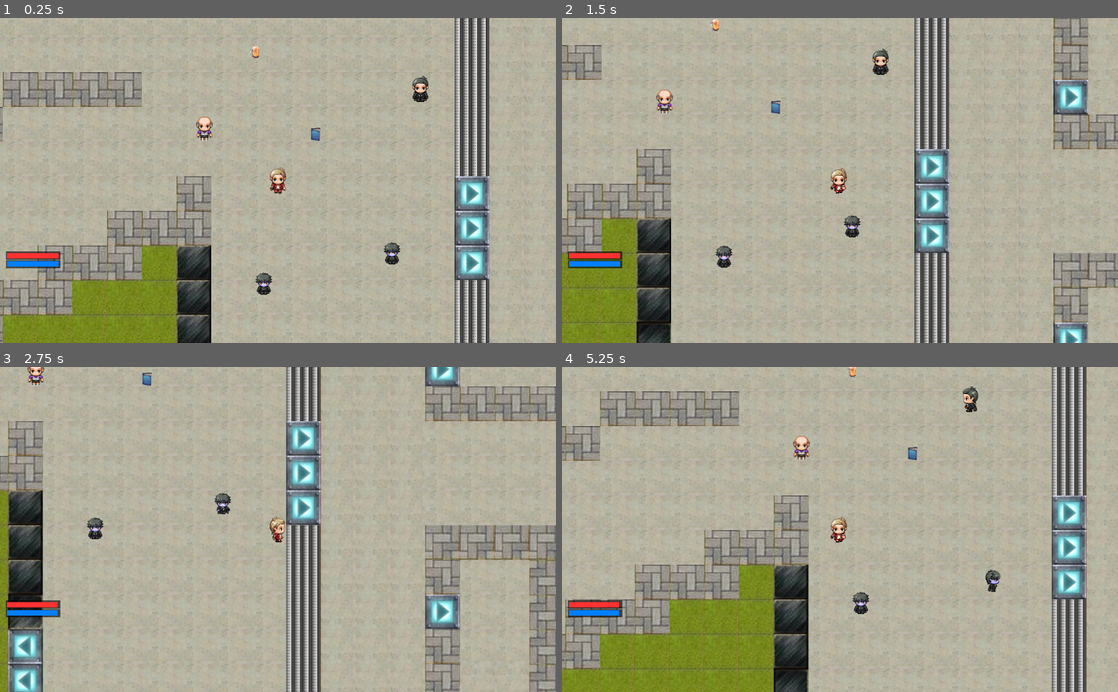
Above: before the commit, frames 1-4 (two rows, left to right).
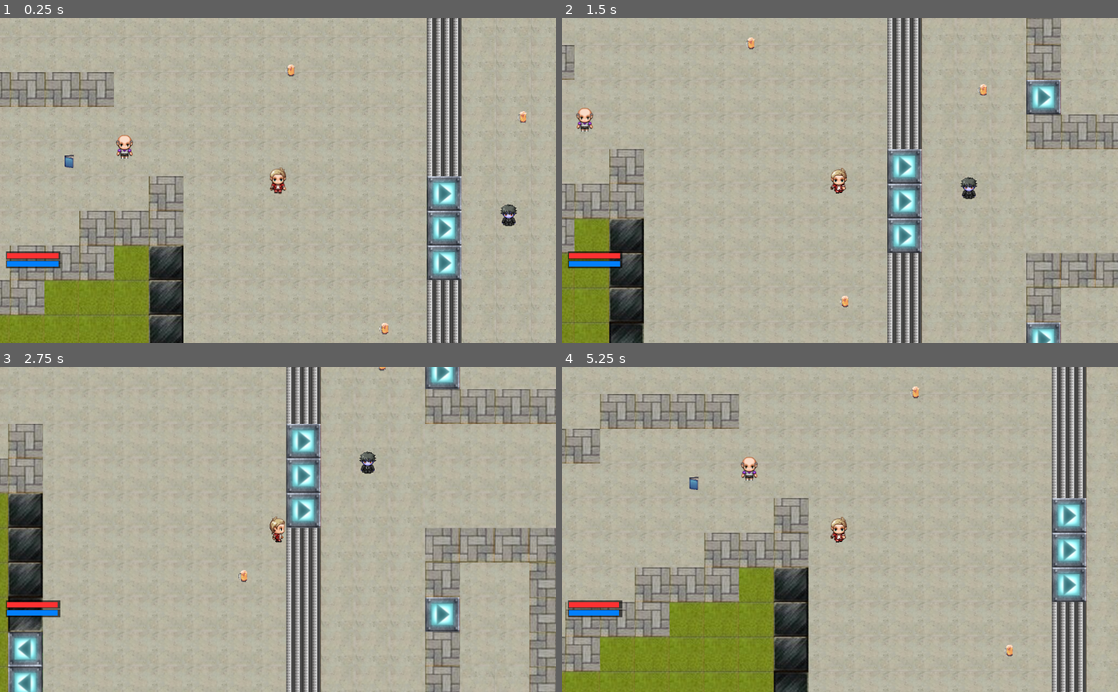
Above: after the commit, the same moments.

Repository: anamarisamacedo/FEUP-DJCO-PP
Game: Godot game, scene res://MainScene.tscn
The game is run twice, just before and just after one commit, with the same random seed, the same clock (stepped at 60 frames per second) and the same inputs.
Inputs:
- Up to frame 1 (0.25 s): no input
- Up to frame 2 (1.5 s): tap Enter at 0.5 s; hold Right (move_right) 0.53-1.28 s; hold Space (interact) 0.53-1.28 s; tap B at 0.8, 1.35 s; hold Down (move_down) from 1.28 s (still down)
- Up to frame 3 (2.75 s): tap Space (interact) at 1.55 s; release Down (move_down) at 2.03 s; hold Right (move_right) from 2.03 s (still down); hold Space (interact) from 2.03 s (still down); tap B at 2.3 s
- Up to frame 4 (5.25 s): release Right (move_right) at 2.78 s; release Space (interact) at 2.78 s; hold Up (move_up) 2.78-3.53 s; tap B at 2.85, 3.8, 4.35 s; tap Space (interact) at 3.05, 4.55 s; hold Space (interact) 3.53-4.28 s; hold Left (move_left) 3.53-5.03 s; hold Down (move_down) from 5.03 s (still down); hold Space (interact) from 5.03 s (still down)

The runs differ from the first frame. In frame 1, 20% of the frame differs, in the area x 0-99%, y 0-100%; in frame 2, 24%, in the area x 0-100%, y 0-100%; in frame 3, 6.6%; in frame 4, 6.6%.

Commit message:
Corrected errors in beer & book + added timer although it's still not doing much

Diff:
--- a/How To Survive MIEIC/Beer.gd
+++ b/How To Survive MIEIC/Beer.gd
@@ -1,12 +1,12 @@
 extends Area2D
 
-var praxis
+var player
 
 func _ready():
-	praxis = get_tree().root.get_node("/root/MainScene/NPC_Praxis")
+	player = get_tree().root.get_node("/root/MainScene/Player")
 
 func _on_Beer_body_entered(body):
 	if body.name == "Player":
 		print(get_tree().root)
 		get_tree().queue_delete(self)
-		praxis.beerFound = true
+		player.add_beer()
--- a/How To Survive MIEIC/Book.gd
+++ b/How To Survive MIEIC/Book.gd
@@ -2,10 +2,10 @@
 
 
 # Declare member variables here. Examples:
-var teacher
+var player
 
 func _ready():
-	teacher = get_tree().root.get_node("/root/MainScene/NPC_Professor")
+	player = get_tree().root.get_node("/root/MainScene/Player")
 
 
 # Called every frame. 'delta' is the elapsed time since the previous frame.
@@ -16,4 +16,4 @@
 func _on_Book_body_entered(body):
 	if body.name == "Player":
 		get_tree().queue_delete(self)
-		teacher.bookFound = true
+		player.number_books += 1
--- a/How To Survive MIEIC/MainScene.tscn
+++ b/How To Survive MIEIC/MainScene.tscn
@@ -110,33 +110,51 @@
 }
 
 [node name="Player" parent="." instance=ExtResource( 1 )]
-position = Vector2( 123, 141 )
+position = Vector2( 173.912, 141 )
 
 [node name="AnimationPlayer2" type="AnimationPlayer" parent="Player"]
 "anims/Game Over" = SubResource( 1 )
 
 [node name="NPC_Praxis" parent="." instance=ExtResource( 4 )]
-position = Vector2( 386, -28 )
+position = Vector2( 332.26, -194.877 )
 
 [node name="NPC_Praxis2" parent="." instance=ExtResource( 4 )]
-position = Vector2( 24, -224 )
+position = Vector2( 564.23, -190.059 )
 
 [node name="NPC_Professor" parent="." instance=ExtResource( 13 )]
-position = Vector2( -12, 44 )
+position = Vector2( -108.167, 77.9412 )
 
 [node name="NPC_Professor2" parent="." instance=ExtResource( 13 )]
-position = Vector2( 279, -253 )
+position = Vector2( -354.568, -408.564 )
 
 [node name="Zombie" parent="." instance=ExtResource( 6 )]
-position = Vector2( 333.5, 275.276 )
+position = Vector2( 599.373, 204.565 )
 
 [node name="Zombie2" parent="." instance=ExtResource( 6 )]
-position = Vector2( 97.5, 331.276 )
+position = Vector2( -442.73, -138.243 )
+
+[node name="Book" parent="." instance=ExtResource( 14 )]
+position = Vector2( -158.725, -354.122 )
+
+[node name="Book2" parent="." instance=ExtResource( 14 )]
+position = Vector2( -210.92, 106.212 )
+
+[node name="Book3" parent="." instance=ExtResource( 14 )]
+position = Vector2( -550.331, -122.89 )
 
 [node name="Beer" parent="." instance=ExtResource( 5 )]
-position = Vector2( 80, -96 )
+position = Vector2( 195.966, -62.0588 )
 
-[node name="Book" parent="." instance=ExtResource( 14 )]
-position = Vector2( 192, 56 )
+[node name="Beer2" parent="." instance=ExtResource( 5 )]
+position = Vector2( 368.909, 414.511 )
+
+[node name="Beer3" parent="." instance=ExtResource( 5 )]
+position = Vector2( 623.468, 24.188 )
+
+[node name="Timer" type="Timer" parent="."]
+wait_time = 1000.0
+one_shot = true
+autostart = true
 [connection signal="player_stats_changed" from="Player" to="CanvasLayer/StudyXP" method="_on_Player_player_stats_changed"]
 [connection signal="player_stats_changed" from="Player" to="CanvasLayer/SocialXP" method="_on_Player_player_stats_changed"]
+[connection signal="timeout" from="Timer" to="Player" method="_on_Timer_timeout"]
--- a/How To Survive MIEIC/NPC_Praxis.gd
+++ b/How To Survive MIEIC/NPC_Praxis.gd
@@ -39,7 +39,7 @@
 		QuestStatus.NOT_STARTED:
 			match dialogue_state:
 				0:
-					if beerFound:
+					if player.number_beers > 0:
 						# Update dialogue tree state
 						dialogue_state = 4
 						# Show dialogue popup
@@ -103,15 +103,16 @@
 					dialogue_state = 1
 					# Show dialogue popup
 					dialoguePopup.dialogue = "Encontraste o fino?"
-					if beerFound:
+					if player.number_beers > 0:
 						dialoguePopup.answers = "[A] Sim! [B] Opá, não"
 					else:
 						dialoguePopup.answers = "[A] Nope"
 					dialoguePopup.open()
 				1:
-					if beerFound and answer == "A":
+					if player.number_beers > 0 and answer == "A":
 						# Update Player XP
 						player.add_social(xp_increase)
+						player.remove_beer()
 						# Update dialogue tree state
 						dialogue_state = 2
 						# Show dialogue popup
--- a/How To Survive MIEIC/NPC_Professor.gd
+++ b/How To Survive MIEIC/NPC_Professor.gd
@@ -7,7 +7,6 @@
 enum QuestStatus { NOT_STARTED, STARTED, COMPLETED }
 var quest_status = QuestStatus.NOT_STARTED
 var dialogue_state = 0
-var bookFound = false
 var dialoguePopup
 var player
 
@@ -39,7 +38,7 @@
 		QuestStatus.NOT_STARTED:
 			match dialogue_state:
 				0:
-					if bookFound:
+					if player.number_books > 0:
 						# Update dialogue tree state
 						dialogue_state = 2
 						# Show dialogue popup
@@ -64,6 +63,10 @@
 				2:
 					match answer:
 						"A":
+							# Update Player XP
+							player.add_study(xp_increase)
+							player.number_books = player.number_books - 1
+							print(player.number_books)
 							# Update dialogue tree state
 							dialogue_state = 4
 							# Show dialogue popup
@@ -101,15 +104,13 @@
 					dialogue_state = 1
 					# Show dialogue popup
 					dialoguePopup.dialogue = "Encontraste o fino?"
-					if bookFound:
+					if player.number_books > 0:
 						dialoguePopup.answers = "[A] Sim! [B] Opá, não"
 					else:
 						dialoguePopup.answers = "[A] Nope"
 					dialoguePopup.open()
 				1:
-					if bookFound and answer == "A":
-						# Update Player XP
-						player.add_study(xp_increase)
+					if player.number_books > 0 and answer == "A":
 						# Update dialogue tree state
 						dialogue_state = 2
 						# Show dialogue popup
@@ -144,7 +145,7 @@
 					# Update dialogue tree state
 					dialogue_state = 1
 					# Show dialogue popup
-					dialoguePopup.dialogue = "Obrigada mais uma vez, bro!"
+					dialoguePopup.dialogue = "Já está entregue! Quando tiver mais tarefas para ti, falo contigo."
 					dialoguePopup.answers = "[A] Xau"
 					dialoguePopup.open()
 				1:
--- a/How To Survive MIEIC/Player.gd
+++ b/How To Survive MIEIC/Player.gd
@@ -14,6 +14,9 @@
 
 var vel = Vector2()
 var facingDir = Vector2()
+
+var number_beers = 0
+var number_books = 0
 
 onready var rayCast = $RayCast2D
 onready var anim = $AnimatedSprite
@@ -119,3 +122,15 @@
 	curStudy += xp
 	curStudy = min(curStudy, maxStudy)
 	emit_signal("player_stats_changed", self)
+
+func _on_Timer_timeout():
+	set_process(false)
+	$AnimationPlayer2.play("Game Over")
+
+func add_beer():
+	number_beers += 1
+	print(number_beers)
+
+func remove_beer():
+	number_beers -= 1
+	print(number_beers)
